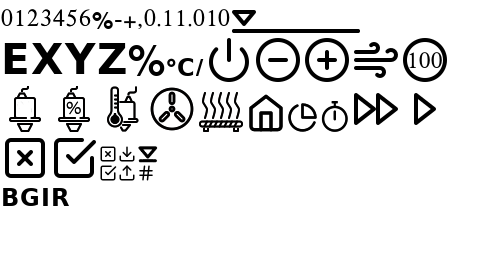
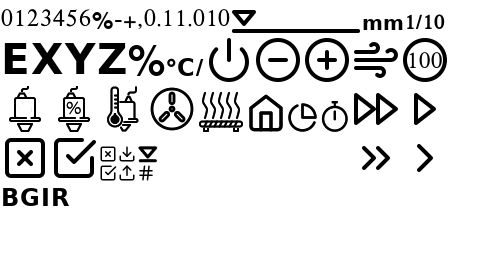
Revision of a layered w=480, h=272 image; what changed, layer by layer:
added group "081-icon-printer-icon-chevron-right" with 2 layers above "082-icon-printer-icon-chevrons-right" over [417, 144, 433, 172]
added layer "chevron-right.svg" in group "081-icon-printer-icon-chevron-right" over [417, 144, 433, 172]
added layer "chevron-right.svg copy" in group "081-icon-printer-icon-chevron-right" over [417, 144, 433, 172]
added group "082-icon-printer-icon-chevrons-right" with 2 layers above "083-icon-printer-icon-mm" over [362, 146, 390, 170]
added layer "chevrons-right.svg #1" in group "082-icon-printer-icon-chevrons-right" over [362, 146, 390, 170]
added layer "chevrons-right.svg #2" in group "082-icon-printer-icon-chevrons-right" over [362, 146, 390, 170]
added group "083-icon-printer-icon-mm" with 2 layers above "084-icon-printer-icon-1-10" over [363, 19, 403, 30]
added layer "mm" in group "083-icon-printer-icon-mm" over [363, 19, 403, 30]
added layer "mm #1" in group "083-icon-printer-icon-mm" over [363, 19, 403, 30]
added group "084-icon-printer-icon-1-10" with 2 layers above "Layer" over [407, 14, 445, 29]
added layer "1/10" in group "084-icon-printer-icon-1-10" over [407, 14, 445, 29]
added layer "1/10 #1" in group "084-icon-printer-icon-1-10" over [407, 14, 445, 29]
